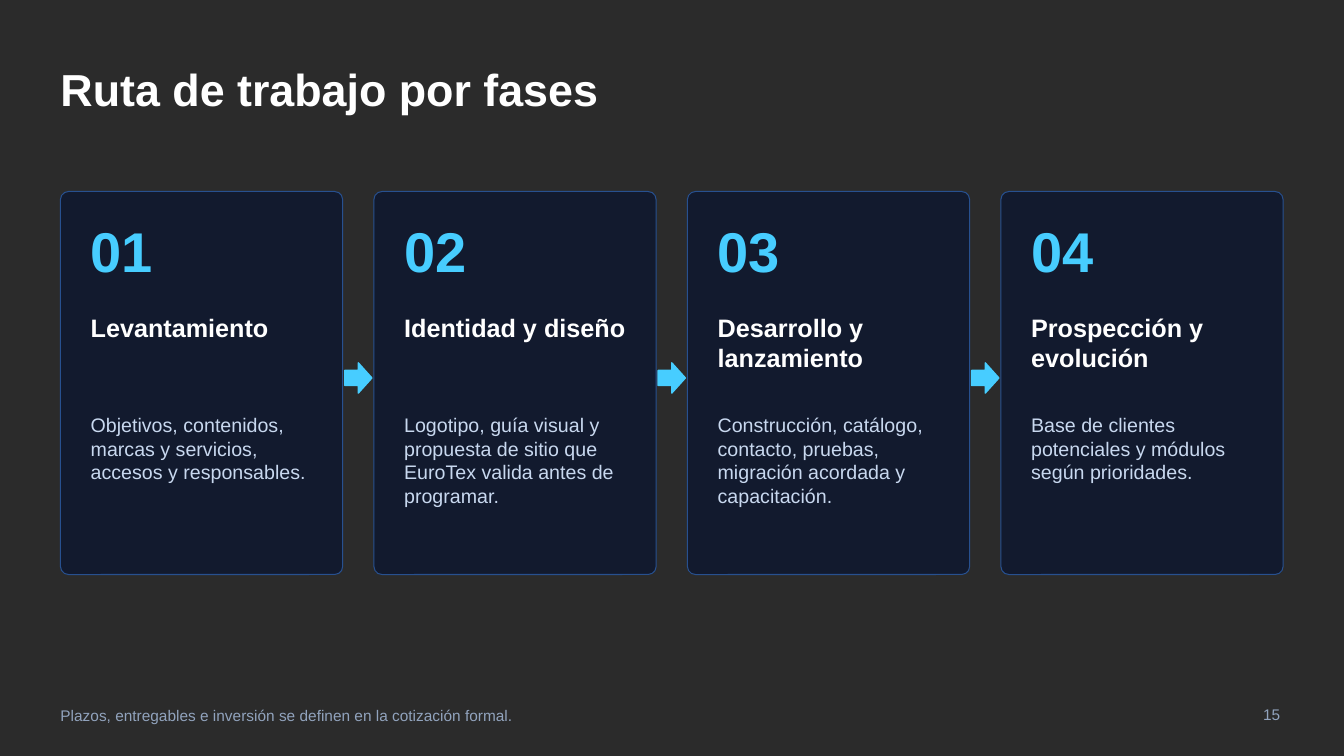
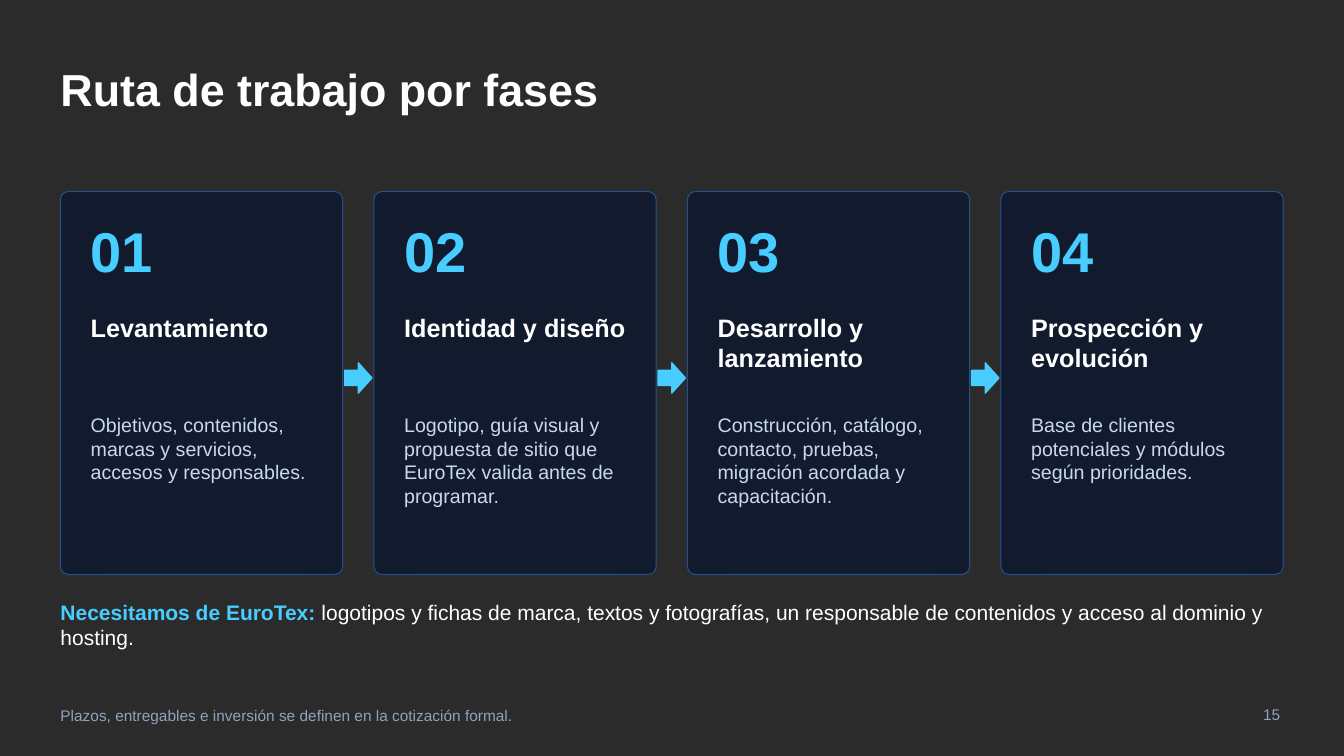
Before and after one commit to GerardoValpuesta/PortafolioWeb, a slide deck: slide 15 of presentaciones/eurotex/SYMTHREE_EuroTex_Propuesta_v2.pptx. Drawn at 1344x756 pixels with LibreOffice and Linux fonts; fonts in the diff are those of the drawing; background and template pictures are left out; a plain dark background stands for a picture behind light text. Boxes give left, top, right and bottom in pixels: in the first picture for what was removed or moved away, otherwise in the second. Text is boxed around its words. In the diff, an @@ line names an element or a change of style, - is before the commit and + after.

```diff
--- a/presentaciones/eurotex/SYMTHREE_EuroTex_Propuesta_v2.pptx
+++ b/presentaciones/eurotex/SYMTHREE_EuroTex_Propuesta_v2.pptx
@@ text added at bbox=[60, 604, 1262, 650], 15 pt, text #FFFFFF @@
+Necesitamos de EuroTex: logotipos y fichas de marca, textos y fotografías, un responsable de contenidos y acceso al dominio y hosting.
```
Also in this commit, not shown: 6 other slides changed, 1 slide added, 1 other file.
